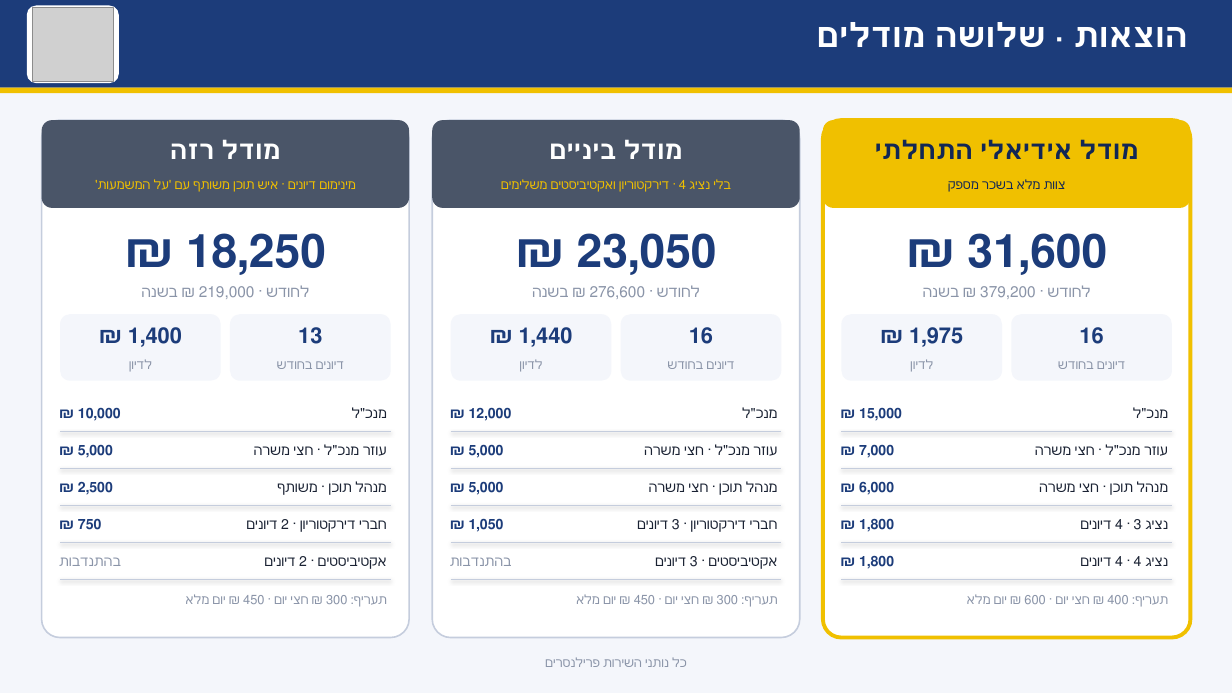
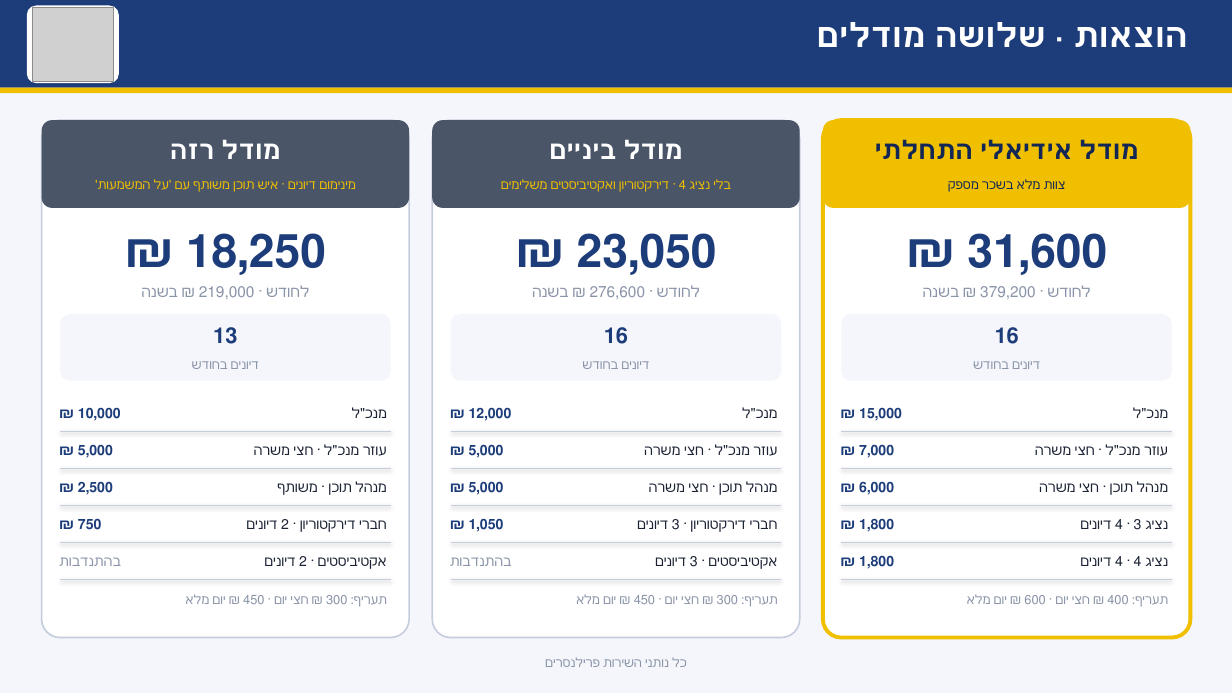
Before and after one commit to akurgana-ctrl/project-2, a slide deck: slide 12 of presentation/out/koach-hitarvut.pptx. Drawn at 1232x693 pixels with LibreOffice and Linux fonts; fonts in the diff are those of the drawing; grey boxes stand for pictures. Boxes give left, top, right and bottom in pixels: in the first picture for what was removed or moved away, otherwise in the second. Text is boxed around its words. In the diff, an @@ line names an element or a change of style, - is before the commit and + after.

```diff
--- a/presentation/out/koach-hitarvut.pptx
+++ b/presentation/out/koach-hitarvut.pptx
@@ text "13": place and size @@
-text "13" at bbox=[298, 327, 322, 344]
+text "13" at bbox=[213, 327, 237, 344]
@@ rounded rectangle: place and size @@
-rounded rectangle at bbox=[230, 314, 391, 381]
+rounded rectangle at bbox=[60, 314, 391, 381]
@@ rounded rectangle removed at bbox=[60, 314, 221, 381] @@
@@ text removed at bbox=[128, 327, 182, 347] @@
-1,400 ₪
@@ text "16": place and size @@
-text "16" at bbox=[689, 327, 713, 344]
+text "16" at bbox=[604, 327, 628, 344]
@@ rounded rectangle: place and size @@
-rounded rectangle at bbox=[621, 314, 782, 381]
+rounded rectangle at bbox=[451, 314, 782, 381]
@@ rounded rectangle removed at bbox=[451, 314, 612, 381] @@
@@ text removed at bbox=[519, 327, 573, 347] @@
-1,440 ₪
@@ text "16": place and size @@
-text "16" at bbox=[1079, 327, 1103, 344]
+text "16" at bbox=[995, 327, 1019, 344]
@@ rounded rectangle: place and size @@
-rounded rectangle at bbox=[1011, 314, 1172, 381]
+rounded rectangle at bbox=[842, 314, 1173, 381]
@@ rounded rectangle removed at bbox=[842, 314, 1003, 381] @@
@@ text removed at bbox=[909, 327, 963, 347] @@
-1,975 ₪
@@ text "דיונים בחודש": place and size @@
-text "דיונים בחודש" at bbox=[316, 361, 344, 369]
+text "דיונים בחודש" at bbox=[231, 361, 259, 369]
@@ text removed at bbox=[129, 359, 152, 371] @@
-לדיון
@@ text "דיונים בחודש": place and size @@
-text "דיונים בחודש" at bbox=[277, 361, 734, 369]
+text "דיונים בחודש" at bbox=[192, 361, 649, 369]
@@ text removed at bbox=[519, 359, 542, 372] @@
-לדיון
@@ text "דיונים בחודש": place and size @@
-text "דיונים בחודש" at bbox=[667, 361, 1125, 369]
+text "דיונים בחודש" at bbox=[582, 361, 1040, 369]
@@ text removed at bbox=[910, 359, 933, 372] @@
-לדיון
```
Also in this commit, not shown: 2 other slides changed, 2 other files.
